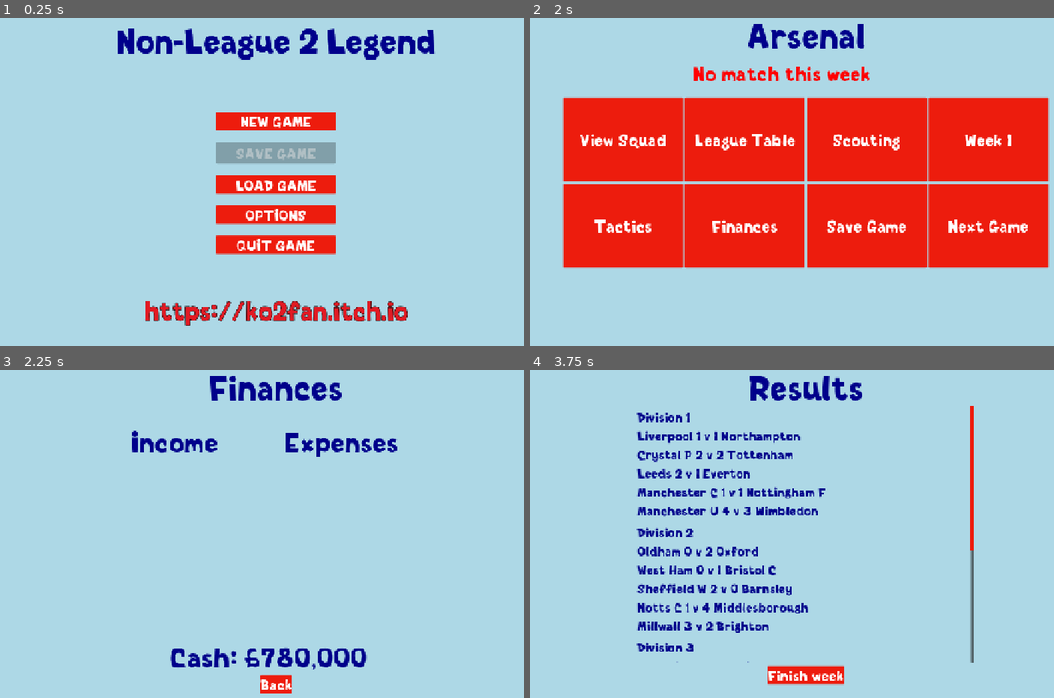
Above: before the commit, frames 1-4 (two rows, left to right).
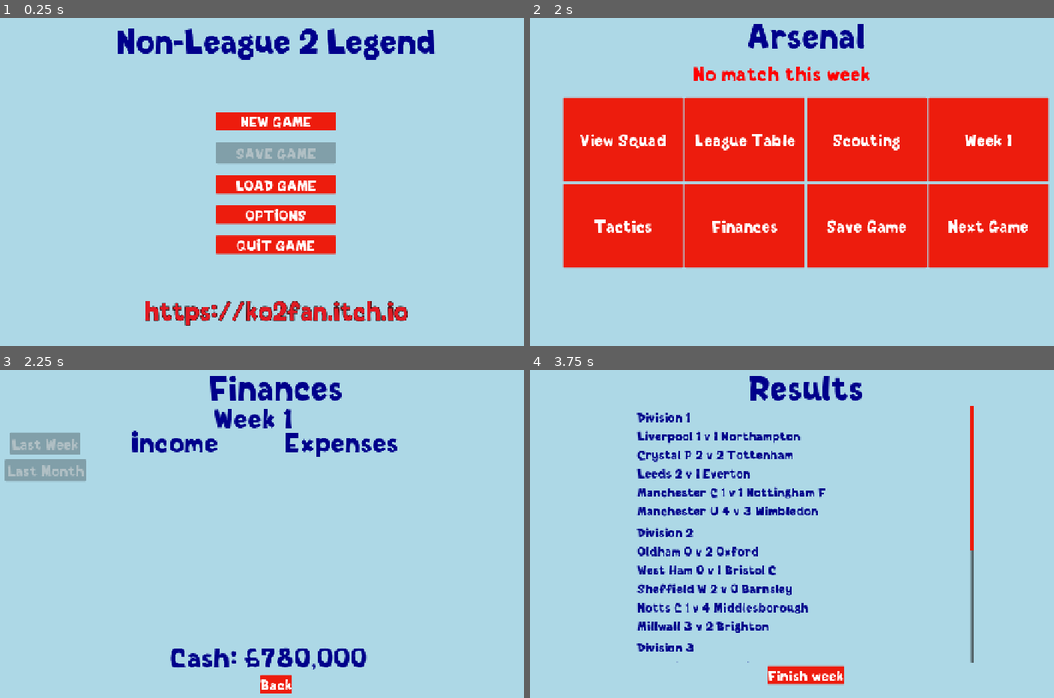
Above: after the commit, the same moments.

Repository: ko2fan/nonleague2legend
Game: Godot game, scene res://Scenes/game.tscn
Same seed, same stepped clock (60 frames per second), same inputs: the game is played once before the commit and once after it.
Inputs:
- Up to frame 1 (0.25 s): no input
- Up to frame 2 (2 s): click "NEW GAME" at 0.5 s; click "Arsenal" at 1.25 s
- Up to frame 3 (2.25 s): click "Finances" at 2 s
- Up to frame 4 (3.75 s): click "Back" at 2.75 s; click "Next Game" at 3.5 s

Frames 1-2 are identical in both runs. In frame 3, 2.4% of the frame differs, in the area x 0-56%, y 11-34%; in frame 4, nothing differs.

Commit message:
Add last week and last month finances. Added sponsor money and ground maintenance expense.

Diff:
--- a/Scenes/finances.tscn
+++ b/Scenes/finances.tscn
@@ -1,12 +1,12 @@
-[gd_scene load_steps=6 format=3 uid="uid://dyapdjw0xnr3b"]
+[gd_scene format=3 uid="uid://dyapdjw0xnr3b"]
 
 [ext_resource type="Theme" uid="uid://dqg1g7207v4xn" path="res://Themes/finances_theme.tres" id="1_5ly0v"]
 [ext_resource type="LabelSettings" uid="uid://ddcb7kmaryg2c" path="res://Themes/Title_settings.tres" id="2_k83ys"]
-[ext_resource type="Script" path="res://Scripts/finances.gd" id="2_tdupe"]
+[ext_resource type="Script" uid="uid://vygp30mgof4" path="res://Scripts/finances.gd" id="2_tdupe"]
 [ext_resource type="LabelSettings" uid="uid://84pm1lu0xpl0" path="res://Themes/finance_header_settings.tres" id="3_dtrlj"]
 [ext_resource type="LabelSettings" uid="uid://bwh6q1lukkqdi" path="res://Themes/finance_settings.tres" id="4_luqpo"]
 
-[node name="Finances" type="Control"]
+[node name="Finances" type="Control" unique_id=153389149]
 layout_mode = 3
 anchors_preset = 15
 anchor_right = 1.0
@@ -16,7 +16,7 @@
 theme = ExtResource("1_5ly0v")
 script = ExtResource("2_tdupe")
 
-[node name="Panel" type="Panel" parent="."]
+[node name="Panel" type="Panel" parent="." unique_id=138844007]
 layout_mode = 1
 anchors_preset = 15
 anchor_right = 1.0
@@ -24,7 +24,7 @@
 grow_horizontal = 2
 grow_vertical = 2
 
-[node name="Title" type="Label" parent="Panel"]
+[node name="Title" type="Label" parent="Panel" unique_id=1940432754]
 layout_mode = 1
 anchors_preset = 5
 anchor_left = 0.5
@@ -36,7 +36,7 @@
 text = "Finances"
 label_settings = ExtResource("2_k83ys")
 
-[node name="IncomeHeader" type="Label" parent="Panel"]
+[node name="IncomeHeader" type="Label" parent="Panel" unique_id=857914919]
 layout_mode = 0
 offset_left = 329.0
 offset_top = 125.0
@@ -45,7 +45,16 @@
 text = "Income"
 label_settings = ExtResource("3_dtrlj")
 
-[node name="ExpensesHeader" type="Label" parent="Panel"]
+[node name="WeekOrMonth" type="Label" parent="Panel" unique_id=920558490]
+layout_mode = 0
+offset_left = 507.0
+offset_top = 74.0
+offset_right = 695.0
+offset_bottom = 148.0
+text = "Week 0"
+label_settings = ExtResource("3_dtrlj")
+
+[node name="ExpensesHeader" type="Label" parent="Panel" unique_id=1266148505]
 layout_mode = 0
 offset_left = 658.0
 offset_top = 125.0
@@ -54,7 +63,7 @@
 text = "Expenses"
 label_settings = ExtResource("3_dtrlj")
 
-[node name="HBoxContainer" type="HBoxContainer" parent="Panel"]
+[node name="HBoxContainer" type="HBoxContainer" parent="Panel" unique_id=343668365]
 custom_minimum_size = Vector2(650, 400)
 layout_mode = 1
 anchors_preset = 8
@@ -70,53 +79,53 @@
 grow_vertical = 2
 theme_override_constants/separation = 80
 
-[node name="Income" type="VBoxContainer" parent="Panel/HBoxContainer"]
+[node name="Income" type="VBoxContainer" parent="Panel/HBoxContainer" unique_id=1410070911]
 layout_mode = 2
 
-[node name="Label" type="Label" parent="Panel/HBoxContainer/Income"]
+[node name="Label" type="Label" parent="Panel/HBoxContainer/Income" unique_id=772943046]
 layout_mode = 2
 text = "Ticket Sales - £70,000"
 label_settings = ExtResource("4_luqpo")
 
-[node name="Label2" type="Label" parent="Panel/HBoxContainer/Income"]
+[node name="Label2" type="Label" parent="Panel/HBoxContainer/Income" unique_id=803697075]
 layout_mode = 2
 text = "Ticket Sales - £70,000"
 label_settings = ExtResource("4_luqpo")
 
-[node name="Label3" type="Label" parent="Panel/HBoxContainer/Income"]
+[node name="Label3" type="Label" parent="Panel/HBoxContainer/Income" unique_id=529785064]
 layout_mode = 2
 text = "Ticket Sales - £70,000"
 label_settings = ExtResource("4_luqpo")
 
-[node name="Label4" type="Label" parent="Panel/HBoxContainer/Income"]
+[node name="Label4" type="Label" parent="Panel/HBoxContainer/Income" unique_id=1000786186]
 layout_mode = 2
 text = "Ticket Sales - £70,000"
 label_settings = ExtResource("4_luqpo")
 
-[node name="Expenses" type="VBoxContainer" parent="Panel/HBoxContainer"]
+[node name="Expenses" type="VBoxContainer" parent="Panel/HBoxContainer" unique_id=2102790889]
 layout_mode = 2
 
-[node name="Label" type="Label" parent="Panel/HBoxContainer/Expenses"]
+[node name="Label" type="Label" parent="Panel/HBoxContainer/Expenses" unique_id=213972419]
 layout_mode = 2
 text = "Player Wages - £40,000"
 label_settings = ExtResource("4_luqpo")
 
-[node name="Label2" type="Label" parent="Panel/HBoxContainer/Expenses"]
+[node name="Label2" type="Label" parent="Panel/HBoxContainer/Expenses" unique_id=459093949]
 layout_mode = 2
 text = "Player Wages - £40,000"
 label_settings = ExtResource("4_luqpo")
 
-[node name="Label3" type="Label" parent="Panel/HBoxContainer/Expenses"]
+[node name="Label3" type="Label" parent="Panel/HBoxContainer/Expenses" unique_id=1158304476]
 layout_mode = 2
 text = "Player Wages - £40,000"
 label_settings = ExtResource("4_luqpo")
 
-[node name="Label4" type="Label" parent="Panel/HBoxContainer/Expenses"]
+[node name="Label4" type="Label" parent="Panel/HBoxContainer/Expenses" unique_id=990593963]
 layout_mode = 2
 text = "Player Wages - £40,000"
 label_settings = ExtResource("4_luqpo")
 
-[node name="BackButton" type="Button" parent="Panel"]
+[node name="BackButton" type="Button" parent="Panel" unique_id=91520238]
 layout_mode = 1
 anchors_preset = 7
 anchor_left = 0.5
@@ -131,7 +140,37 @@
 grow_vertical = 0
 text = "Back"
 
-[node name="CurrentMoney" type="Label" parent="Panel"]
+[node name="LastWeek" type="Button" parent="Panel" unique_id=912731709]
+layout_mode = 1
+anchors_preset = 7
+anchor_left = 0.5
+anchor_top = 1.0
+anchor_right = 0.5
+anchor_bottom = 1.0
+offset_left = -526.0
+offset_top = -571.0
+offset_right = -459.0
+offset_bottom = -531.0
+grow_horizontal = 2
+grow_vertical = 0
+text = "Last Week"
+
+[node name="LastMonth" type="Button" parent="Panel" unique_id=2146448312]
+layout_mode = 1
+anchors_preset = 7
+anchor_left = 0.5
+anchor_top = 1.0
+anchor_right = 0.5
+anchor_bottom = 1.0
+offset_left = -574.0
+offset_top = -514.0
+offset_right = -409.0
+offset_bottom = -474.0
+grow_horizontal = 2
+grow_vertical = 0
+text = "Last Month"
+
+[node name="CurrentMoney" type="Label" parent="Panel" unique_id=805094469]
 layout_mode = 1
 anchors_preset = 7
 anchor_left = 0.5
@@ -148,3 +187,5 @@
 label_settings = ExtResource("3_dtrlj")
 
 [connection signal="pressed" from="Panel/BackButton" to="." method="_on_back_button_pressed"]
+[connection signal="pressed" from="Panel/LastWeek" to="." method="_on_last_week_pressed"]
+[connection signal="pressed" from="Panel/LastMonth" to="." method="_on_last_month_pressed"]
--- a/Scripts/file_access.gd
+++ b/Scripts/file_access.gd
@@ -4,7 +4,7 @@
 
 func save_game_file(filename: String, game_data: GameData):
 	var save_file = FileAccess.open(filename, FileAccess.WRITE)
-	var version = 0x13
+	var version = 0x14
 	save_file.store_32(version)
 	# GLOBALS
 	save_file.store_32(game_data.human_index)
@@ -48,6 +48,8 @@
 					save_file.store_32(event.player_id)
 					save_file.store_8(event.minute)
 					save_file.store_32(event.event_type)
+		save_file.store_32(division.attendance_min)
+		save_file.store_32(division.attendance_max)
 	# TEAMS
 	save_file.store_32(game_data.teams.size())
 	for team in game_data.teams:
@@ -100,125 +102,6 @@
 	var load_file = FileAccess.open(filename, FileAccess.READ)
 	var version = load_file.get_32()
 	match version:
-		0x12:
-			game_data.human_index = load_file.get_32()
-			game_data.current_season = load_file.get_32()
-			game_data.current_week = load_file.get_32()
-			var num_divisions = load_file.get_32()
-			for i in num_divisions:
-				var division = Division.new()
-				division.division_id = load_file.get_32()
-				var num_teams_in_div = load_file.get_32()
-				for j in num_teams_in_div:
-					division.teams.append(load_file.get_32())
-				var num_weekly_fixtures = load_file.get_32()
-				for k in num_weekly_fixtures:
-					var num_fixtures = load_file.get_32()
-					var weekly_fixtures = []
-					for f in num_fixtures:
-						var home_team = load_file.get_32()
-						var away_team = load_file.get_32()
-						var fixture = { "home_team": home_team, "away_team": away_team }
-						weekly_fixtures.append(fixture)
-					division.fixtures.append(weekly_fixtures)
-				var num_weekly_results = load_file.get_32()
-				for l in num_weekly_results:
-					var weekly_results = []
-					var num_results = load_file.get_32()
-					for r in num_results:
-						var home_team = load_file.get_32()
-						var home_goals = load_file.get_8()
-						var away_team = load_file.get_32()
-						var away_goals = load_file.get_8()
-						# match stats
-						var stats = GameManager.match_stat_prefab.instantiate()
-						stats.attendance = load_file.get_32()
-						stats.home_shots_on_target = load_file.get_8()
-						stats.home_shots_off_target = load_file.get_8()
-						stats.home_possession_percent = load_file.get_8()
-						stats.home_corners = load_file.get_8()
-						stats.away_shots_on_target = load_file.get_8()
-						stats.away_shots_off_target = load_file.get_8()
-						stats.away_possession_percent = load_file.get_8()
-						stats.away_corners = load_file.get_8()
-						#match events
-						var events_size = load_file.get_8()
-						var events = []
-						for e in events_size:
-							var event = GameManager.match_event_prefab.instantiate()
-							event.team_id = load_file.get_32()
-							event.player_id = load_file.get_32()
-							event.minute = load_file.get_8()
-							event.event_type = load_file.get_32()
-							events.append(event)
-						var result = { "home_team": home_team,
-									"away_team": away_team,
-									"home_team_goals": home_goals,
-									"away_team_goals": away_goals,
-									"match_events": events,
-									"match_stats": stats }
-						weekly_results.append(result)
-					division.results.append(weekly_results)
-				game_data.divisions.append(division)
-			var num_teams = load_file.get_32()
-			for i in num_teams:
-				var team = Team.new()
-				team.team_id = load_file.get_32()
-				team.team_name = load_file.get_pascal_string()
-				team.division = load_file.get_8()
-				var num_stats = load_file.get_32()
-				for team_stats in num_stats:
-					var stat = TeamStats.new()
-					stat.played = load_file.get_8()
-					stat.wins = load_file.get_8()
-					stat.draws = load_file.get_8()
-					stat.goals_scored = load_file.get_8()
-					stat.goals_conceded = load_file.get_8()
-					team.season_stats.append(stat)
-				team.formation = load_file.get_8()
-				team.finances = TeamFinances.new()
-				team.finances.current_money = load_file.get_32()
-				var num_income_weeks = load_file.get_8()
-				for week in num_income_weeks:
-					var week_income = []
-					var num_income = load_file.get_8()
-					for income in num_income:
-						var entry = FinanceEntry.new()
-						entry.entry_name = load_file.get_pascal_string()
-						entry.entry_amount = load_file.get_32()
-						week_income.append(entry)
-					team.finances.income.append(week_income)
-				var num_expense_weeks = load_file.get_8()
-				for week in num_expense_weeks:
-					var week_expense = []
-					var num_expense = load_file.get_8()
-					for expense in num_expense:
-						var entry = FinanceEntry.new()
-						entry.entry_name = load_file.get_pascal_string()
-						entry.entry_amount = load_file.get_32()
-						week_expense.append(entry)
-					team.finances.expense.append(week_expense)
-				team.avg_price = load_file.get_8()
-				game_data.teams.append(team)
-			var num_players = load_file.get_32()
-			for i in num_players:
-				var player = Player.new()
-				player.player_id = load_file.get_32()
-				player.player_name = load_file.get_pascal_string()
-				player.squad_number = load_file.get_8()
-				player.player_position = load_file.get_8()
-				player.player_skill = load_file.get_8()
-				player.matches_played = load_file.get_16()
-				player.goals_scored = load_file.get_16()
-				player.yellow_cards = load_file.get_8()
-				player.suspended = load_file.get_8()
-				player.available = true
-				var team_id = load_file.get_32()
-				if team_id != 4294967295:
-					var player_team = game_data.teams.filter(func(team): return team.team_id == team_id).front()
-					player_team.players.append(player)
-					player.team = player_team
-				game_data.players.append(player)
 		0x13:
 			game_data.human_index = load_file.get_32()
 			game_data.current_season = load_file.get_32()
@@ -338,6 +221,127 @@
 					player_team.players.append(player)
 					player.team = player_team
 				game_data.players.append(player)
+		0x14:
+			game_data.human_index = load_file.get_32()
+			game_data.current_season = load_file.get_32()
+			game_data.current_week = load_file.get_32()
+			var num_divisions = load_file.get_32()
+			for i in num_divisions:
+				var division = Division.new()
+				division.division_id = load_file.get_32()
+				var num_teams_in_div = load_file.get_32()
+				for j in num_teams_in_div:
+					division.teams.append(load_file.get_32())
+				var num_weekly_fixtures = load_file.get_32()
+				for k in num_weekly_fixtures:
+					var num_fixtures = load_file.get_32()
+					var weekly_fixtures = []
+					for f in num_fixtures:
+						var home_team = load_file.get_32()
+						var away_team = load_file.get_32()
+						var fixture = { "home_team": home_team, "away_team": away_team }
+						weekly_fixtures.append(fixture)
+					division.fixtures.append(weekly_fixtures)
+				var num_weekly_results = load_file.get_32()
+				for l in num_weekly_results:
+					var weekly_results = []
+					var num_results = load_file.get_32()
+					for r in num_results:
+						var home_team = load_file.get_32()
+						var home_goals = load_file.get_8()
+						var away_team = load_file.get_32()
+						var away_goals = load_file.get_8()
+						# match stats
+						var stats = GameManager.match_stat_prefab.instantiate()
+						stats.attendance = load_file.get_32()
+						stats.home_shots_on_target = load_file.get_8()
+						stats.home_shots_off_target = load_file.get_8()
+						stats.home_possession_percent = load_file.get_8()
+						stats.home_corners = load_file.get_8()
+						stats.away_shots_on_target = load_file.get_8()
+						stats.away_shots_off_target = load_file.get_8()
+						stats.away_possession_percent = load_file.get_8()
+						stats.away_corners = load_file.get_8()
+						#match events
+						var events_size = load_file.get_8()
+						var events = []
+						for e in events_size:
+							var event = GameManager.match_event_prefab.instantiate()
+							event.team_id = load_file.get_32()
+							event.player_id = load_file.get_32()
+							event.minute = load_file.get_8()
+							event.event_type = load_file.get_32()
+							events.append(event)
+						var result = { "home_team": home_team,
+									"away_team": away_team,
+									"home_team_goals": home_goals,
+									"away_team_goals": away_goals,
+									"match_events": events,
+									"match_stats": stats }
+						weekly_results.append(result)
+					division.results.append(weekly_results)
+					division.attendance_min = load_file.get_32()
+					division.attendance_max = load_file.get_32()
+				game_data.divisions.append(division)
+			var num_teams = load_file.get_32()
+			for i in num_teams:
+				var team = Team.new()
+				team.team_id = load_file.get_32()
+				team.team_name = load_file.get_pascal_string()
+				team.division = load_file.get_8()
+				var num_stats = load_file.get_32()
+				for team_stats in num_stats:
+					var stat = TeamStats.new()
+					stat.played = load_file.get_8()
+					stat.wins = load_file.get_8()
+					stat.draws = load_file.get_8()
+					stat.goals_scored = load_file.get_8()
+					stat.goals_conceded = load_file.get_8()
+					team.season_stats.append(stat)
+				team.formation = load_file.get_8()
+				team.finances = TeamFinances.new()
+				team.finances.current_money = load_file.get_32()
+				var num_income_weeks = load_file.get_8()
+				for week in num_income_weeks:
+					var week_income = []
+					var num_income = load_file.get_8()
+					for income in num_income:
+						var entry = FinanceEntry.new()
+						entry.entry_name = load_file.get_pascal_string()
+						entry.entry_amount = load_file.get_32()
+						week_income.append(entry)
+					team.finances.income.append(week_income)
+				var num_expense_weeks = load_file.get_8()
+				for week in num_expense_weeks:
+					var week_expense = []
+					var num_expense = load_file.get_8()
+					for expense in num_expense:
+						var entry = FinanceEntry.new()
+						entry.entry_name = load_file.get_pascal_string()
+						entry.entry_amount = load_file.get_32()
+						week_expense.append(entry)
+					team.finances.expense.append(week_expense)
+				team.avg_price = load_file.get_8()
+				game_data.teams.append(team)
+			var num_players = load_file.get_32()
+			for i in num_players:
+				var player = Player.new()
+				player.player_id = load_file.get_32()
+				player.player_name = load_file.get_pascal_string()
+				player.squad_number = load_file.get_8()
+				player.player_position = load_file.get_8()
+				player.player_skill = load_file.get_8()
+				player.matches_played = load_file.get_16()
+				player.goals_scored = load_file.get_16()
+				player.yellow_cards = load_file.get_8()
+				player.suspended = load_file.get_8()
+				player.available = load_file.get_8()
+				var team_id = load_file.get_32()
+				if team_id != 4294967295:
+					var player_team = game_data.teams.filter(func(team): return team.team_id == team_id).front()
+					player_team.players.append(player)
+					player.team = player_team
+				game_data.players.append(player)
 	load_file.close()
 
 	return game_data
--- a/Scripts/finances.gd
+++ b/Scripts/finances.gd
@@ -4,22 +4,24 @@
 @onready var expenses_table = $Panel/HBoxContainer/Expenses
 @onready var cash = $Panel/CurrentMoney
 
+@onready var week_label = $Panel/WeekOrMonth
+@onready var last_week_button = $Panel/LastWeek
+@onready var last_month_button = $Panel/LastMonth
+
+var last_week := false
+var last_month := false
+
 func _ready():
-	cleanup()
 	var week: int = GameManager.get_week()
-	var team_finances = GameManager.get_player_team().get_finances()
-	if team_finances != null:
-		for income in team_finances.get_income(week):
-			var income_label = Label.new()
-			income_label.label_settings = load("res://Themes/finance_settings.tres")
-			income_label.text = income.entry_name + ": £" + Utils.CommaNumber(income.entry_amount)
-			income_table.add_child(income_label)
-		for expense in team_finances.get_expense(week):
-			var expense_label = Label.new()
-			expense_label.label_settings = load("res://Themes/finance_settings.tres")
-			expense_label.text = expense.entry_name + ": £" + Utils.CommaNumber(expense.entry_amount)
-			expenses_table.add_child(expense_label)
-	cash.text = "Cash: £{0}".format([Utils.CommaNumber(team_finances.current_money)])
+	var month: int = GameManager.get_month()
+	if week == 0:
+		last_week_button.disabled = true
+	if month == 0:
+		last_month_button.disabled = true
+
+	show_week_finances(week)
+
+	cash.text = "Cash: £{0}".format([Utils.CommaNumber(GameManager.get_player_team().get_finances().current_money)])
 
 func cleanup():
 	for child in income_table.get_children():
@@ -31,9 +33,61 @@
 		expenses_table.remove_child(child)
 
 
+func show_week_finances(week):
+	cleanup()
+	week_label.text = "Week " + str(week + 1)
+	var team_finances = GameManager.get_player_team().get_finances()
+	if team_finances != null:
+		for income in team_finances.get_weekly_income(week):
+			var income_label = Label.new()
+			income_label.label_settings = load("res://Themes/finance_settings.tres")
+			income_label.text = income.entry_name + ": £" + Utils.CommaNumber(income.entry_amount)
+			income_table.add_child(income_label)
+		for expense in team_finances.get_weekly_expense(week):
+			var expense_label = Label.new()
+			expense_label.label_settings = load("res://Themes/finance_settings.tres")
+			expense_label.text = expense.entry_name + ": £" + Utils.CommaNumber(expense.entry_amount)
+			expenses_table.add_child(expense_label)
 
+func show_month_finances(month):
+	cleanup()
+	week_label.text = "Month " + str(month + 1)
+	var team_finances = GameManager.get_player_team().get_finances()
+	if team_finances != null:
+		for weekly_income in team_finances.get_monthly_income(month):
+			for income in weekly_income:
+				var income_label = Label.new()
+				income_label.label_settings = load("res://Themes/finance_settings.tres")
+				income_label.text = income.entry_name + ": £" + Utils.CommaNumber(income.entry_amount)
+				income_table.add_child(income_label)
+		for weekly_expense in team_finances.get_monthly_expense(month):
+			for expense in weekly_expense:
+				var expense_label = Label.new()
+				expense_label.label_settings = load("res://Themes/finance_settings.tres")
+				expense_label.text = expense.entry_name + ": £" + Utils.CommaNumber(expense.entry_amount)
+				expenses_table.add_child(expense_label)
 
 func _on_back_button_pressed():
 	cleanup()
 	var child = get_tree().root.get_node("Management")
 	child.change_to_packed_scene("tiles_view")
+
+func _on_last_week_pressed() -> void:
+	if last_week == false:
+		show_week_finances(GameManager.get_week() - 1)
+		last_week_button.text = "This week"
+		last_week = true
+	else:
+		show_week_finances(GameManager.get_week())
+		last_week_button.text = "Last week"
+		last_week = false
+
+func _on_last_month_pressed() -> void:
+	if last_month == false:
+		show_month_finances(GameManager.get_month() - 1)
+		last_month_button.text = "This month"
+		last_month = true
+	else:
+		show_month_finances(GameManager.get_month())
+		last_month_button.text = "Last month"
+		last_month = false
--- a/Scripts/team_finances.gd
+++ b/Scripts/team_finances.gd
@@ -6,14 +6,26 @@
 var income = []
 var expense = []
 
-func get_income(week):
-	if week > income.size():
+func get_weekly_income(week):
+	if week >= income.size():
 		return []
 	else:
 		return income[week]
 
-func get_expense(week):
-	if week > expense.size():
+func get_weekly_expense(week):
+	if week >= expense.size():
 		return []
 	else:
 		return expense[week]
+
+func get_monthly_income(month):
+	var monthly_income = []
+	for week in range(month * 4, (1 + month) * 4):
+		monthly_income.append(get_weekly_income(week))
+	return monthly_income
+
+func get_monthly_expense(month):
+	var monthly_expense = []
+	for week in range(month * 4, (1 + month) * 4):
+		monthly_expense.append(get_weekly_expense(week))
+	return monthly_expense
--- a/auto_loads/game_manager.gd
+++ b/auto_loads/game_manager.gd
@@ -123,6 +123,9 @@
 
 func get_week():
 	return game_data.current_week
+
+func get_month():
+	return game_data.current_week / 4;
 
 func get_season():
 	return game_data.current_season
@@ -604,31 +607,39 @@
 		game_data.current_week = 0
 		get_tree().root.add_child(season_end_screen.instantiate())
 
-
 	# Add gate receipts if home
 	var player_team : Team = get_player_team()
-	var fixture = get_fixture(player_team.division, player_team.team_id)
-	var was_home = false
-	if fixture != null:
-		was_home = fixture["home_team"] == player_team.team_id
-
-	var gate_receipts = FinanceEntry.new()
+	var was_home := false
+	if last_match != null:
+		was_home = last_match["home_team"] == get_division_team_id(player_team.division, player_team.team_id)
+
+	var gate_receipts: FinanceEntry = FinanceEntry.new()
 	gate_receipts.entry_name = "Gate Receipts"
 	gate_receipts.entry_amount = 0
+	var sponsors: FinanceEntry = FinanceEntry.new()
+	sponsors.entry_name = "Sponsors"
+	sponsors.entry_amount = 0
+	var ground_maintenance: FinanceEntry = FinanceEntry.new()
+	ground_maintenance.entry_name = "Ground Maintenance"
+	ground_maintenance.entry_amount = 0
 	if was_home:
 		var attendance = last_match["match_stats"].attendance
 		gate_receipts.entry_amount = attendance * player_team.avg_price
-	player_team.finances.income.append([gate_receipts])
-	player_team.finances.current_money += gate_receipts.entry_amount
+		print("Gate Receipts: " + str(gate_receipts.entry_amount))
+		sponsors.entry_amount = attendance * randf_range(1.2, 1.6)
+		ground_maintenance.entry_amount = 2000 * (5 - player_team.division)
+		print("Attendance: " + str(attendance))
+	player_team.finances.income.append([gate_receipts, sponsors])
+	player_team.finances.current_money += gate_receipts.entry_amount + sponsors.entry_amount
 
 	# Deduct wages
 	var total_skill = player_team.get_picked_players().map(func(player): return player.player_skill).reduce(func(acc, sum): return acc + sum)
-	var wages = FinanceEntry.new()
+	var wages: FinanceEntry = FinanceEntry.new()
 	wages.entry_name = "Wages"
 	wages.entry_amount = total_skill * 500
 
-	player_team.finances.expense.append([wages])
-	player_team.finances.current_money -= wages.entry_amount
+	player_team.finances.expense.append([wages, ground_maintenance])
+	player_team.finances.current_money -= wages.entry_amount + ground_maintenance.entry_amount
 
 func finish_season():
 	for division: Division in game_data.divisions:
Not shown, changed: .gitignore
